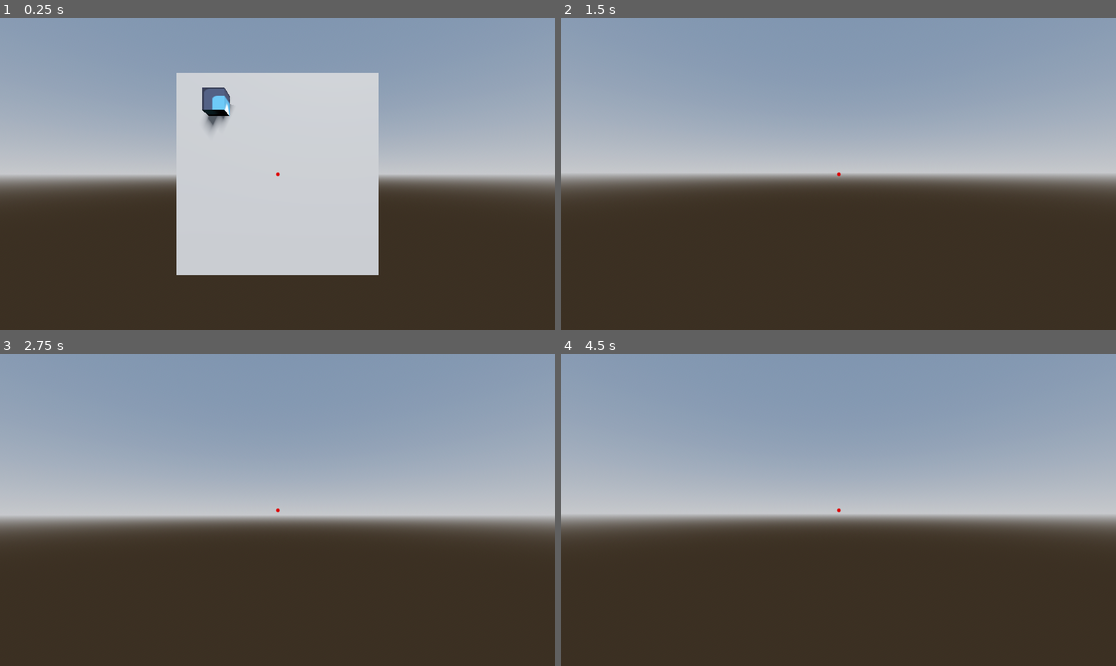
Above: before the commit, frames 1-4 (two rows, left to right).
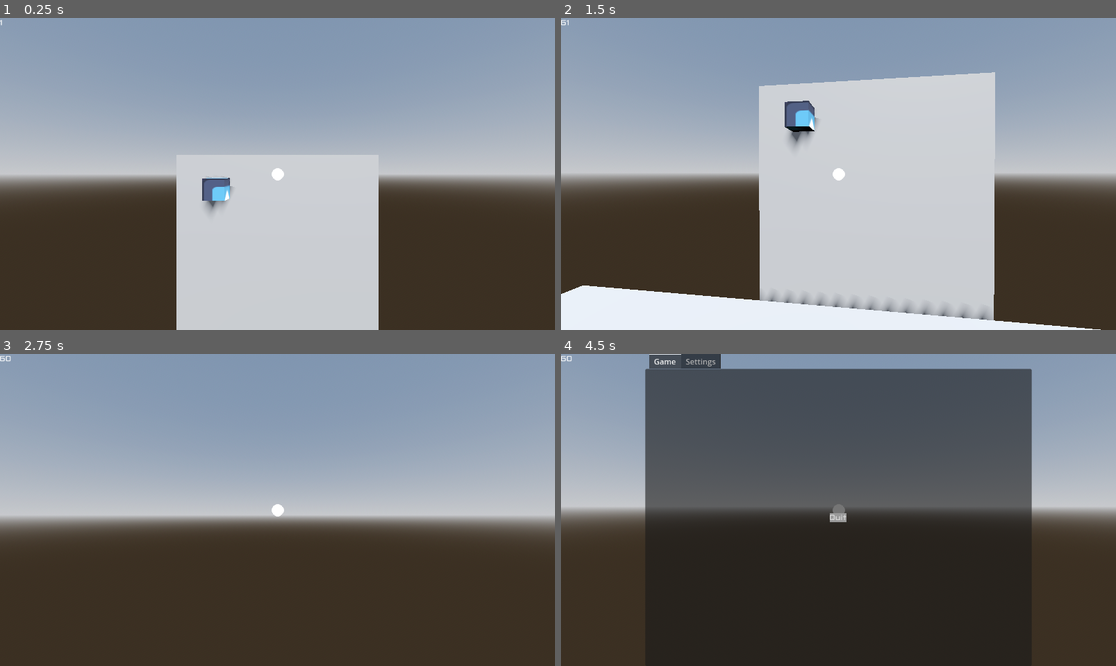
Above: after the commit, the same moments.

Repository: stumpynub/AimTrainerGodaim
Game: Godot game, scene res://scenes/main.tscn
The game is run twice, just before and just after one commit, with the same random seed, the same clock (stepped at 60 frames per second) and the same inputs. The engine's default icon, where the game draws it, is replaced by a stand-in: a white triangle on a blue panel in a dark square.
Inputs (mouse positions are in pixels of both pictures, inside the frame that each line leads up to):
- Up to frame 1 (0.25 s): no input
- Up to frame 2 (1.5 s): tap Enter (ui_accept) at 0.5, 0.77 s; move the mouse to (866, 174) at 0.52 s; hold C (crouch, bound only after the commit) 0.53-1.28 s; hold W (up, bound only after the commit) from 0.53 s (still down); click (866, 174) at 0.6 s; move the mouse to (810, 174) at 1.27 s; tap C (crouch, bound only after the commit) at 1.35 s
- Up to frame 3 (2.75 s): keep holding W (up, bound only after the commit); tap Enter (ui_accept) at 1.52, 2 s; click (249, 510) at 1.55 s; move the mouse to (288, 503) at 2.02 s; hold C (crouch, bound only after the commit) from 2.03 s (still down); click (288, 503) at 2.1 s
- Up to frame 4 (4.5 s): keep holding W (up, bound only after the commit); tap Enter (ui_accept) at 2.75, 3.02, 3.5, 3.77 s; move the mouse to (832, 516) at 2.77 s; release C (crouch, bound only after the commit) at 2.78 s; tap C (crouch, bound only after the commit) at 2.85, 4.35 s; click (832, 516) at 3.05 s; move the mouse to (877, 513) at 3.52 s; hold C (crouch, bound only after the commit) 3.53-4.28 s; click (877, 513) at 3.6 s; tap Escape (menu, bound only after the commit) at 4.15 s; move the mouse to (794, 506) at 4.27 s

The runs differ from the first frame. In frame 1, 16% of the frame differs, in the area x 0-69%, y 0-100%; in frame 2, 36%; in frame 3, less than 0.1%; in frame 4, 40%, in the area x 0-100%, y 0-62%.

Commit message:
settings stuff

Diff:
--- /dev/null
+++ b/assets/theme.tres
@@ -0,0 +1,10 @@
+[gd_resource type="Theme" load_steps=3 format=3 uid="uid://3xdqjemx3iml"]
+
+[ext_resource type="FontFile" uid="uid://bo7dby5evgex7" path="res://assets/Anita semi square.ttf" id="1_gm22n"]
+
+[sub_resource type="StyleBoxFlat" id="StyleBoxFlat_0pre6"]
+
+[resource]
+Button/fonts/font = ExtResource("1_gm22n")
+Button/styles/normal = SubResource("StyleBoxFlat_0pre6")
+Label/fonts/font = ExtResource("1_gm22n")
--- a/project.godot
+++ b/project.godot
@@ -15,10 +15,49 @@
 config/features=PackedStringArray("4.0", "Forward Plus")
 config/icon="res://assets/icon.svg"
 
+[autoload]
+
+Global="*res://scripts/globals/global.gd"
+
 [input]
 
+BUTTON_LEFT={
+"deadzone": 0.5,
+"events": [Object(InputEventMouseButton,"resource_local_to_scene":false,"resource_name":"","device":-1,"window_id":0,"alt_pressed":false,"shift_pressed":false,"ctrl_pressed":false,"meta_pressed":false,"button_mask":0,"position":Vector2(0, 0),"global_position":Vector2(0, 0),"factor":1.0,"button_index":1,"pressed":false,"double_click":false,"script":null)
+]
+}
 action={
 "deadzone": 0.5,
 "events": [Object(InputEventMouseButton,"resource_local_to_scene":false,"resource_name":"","device":-1,"window_id":0,"a …(236 unchanged characters)…
 ]
 }
+crouch={
+"deadzone": 0.5,
+"events": [Object(InputEventKey,"resource_local_to_scene":false,"resource_name":"","device":-1,"window_id":0,"alt_pressed":false,"shift_pressed":false,"ctrl_pressed":false,"meta_pressed":false,"pressed":false,"keycode":0,"physical_keycode":67,"key_label":0,"unicode":99,"echo":false,"script":null)
+]
+}
+left={
+"deadzone": 0.5,
+"events": [Object(InputEventKey,"resource_local_to_scene":false,"resource_name":"","device":-1,"window_id":0,"alt_pressed":false,"shift_pressed":false,"ctrl_pressed":false,"meta_pressed":false,"pressed":false,"keycode":0,"physical_keycode":65,"key_label":0,"unicode":97,"echo":false,"script":null)
+]
+}
+right={
+"deadzone": 0.5,
+"events": [Object(InputEventKey,"resource_local_to_scene":false,"resource_name":"","device":-1,"window_id":0,"alt_pressed":false,"shift_pressed":false,"ctrl_pressed":false,"meta_pressed":false,"pressed":false,"keycode":0,"physical_keycode":68,"key_label":0,"unicode":100,"echo":false,"script":null)
+]
+}
+up={
+"deadzone": 0.5,
+"events": [Object(InputEventKey,"resource_local_to_scene":false,"resource_name":"","device":-1,"window_id":0,"alt_pressed":false,"shift_pressed":false,"ctrl_pressed":false,"meta_pressed":false,"pressed":false,"keycode":0,"physical_keycode":87,"key_label":0,"unicode":119,"echo":false,"script":null)
+]
+}
+down={
+"deadzone": 0.5,
+"events": [Object(InputEventKey,"resource_local_to_scene":false,"resource_name":"","device":-1,"window_id":0,"alt_pressed":false,"shift_pressed":false,"ctrl_pressed":false,"meta_pressed":false,"pressed":false,"keycode":0,"physical_keycode":83,"key_label":0,"unicode":115,"echo":false,"script":null)
+]
+}
+menu={
+"deadzone": 0.5,
+"events": [Object(InputEventKey,"resource_local_to_scene":false,"resource_name":"","device":-1,"window_id":0,"alt_pressed":false,"shift_pressed":false,"ctrl_pressed":false,"meta_pressed":false,"pressed":false,"keycode":0,"physical_keycode":4194305,"key_label":0,"unicode":0,"echo":false,"script":null)
+]
+}
--- a/scenes/Hud.tscn
+++ b/scenes/Hud.tscn
@@ -1,4 +1,8 @@
-[gd_scene format=3 uid="uid://bcqg276xgtikn"]
+[gd_scene load_steps=4 format=3 uid="uid://bcqg276xgtikn"]
+
+[ext_resource type="Texture2D" uid="uid://cjheknmnawhfq" path="res://assets/reticles/dot.png" id="1_348ev"]
+[ext_resource type="Script" path="res://scripts/ui/ui_hud.gd" id="1_pcgne"]
+[ext_resource type="Theme" uid="uid://3xdqjemx3iml" path="res://assets/theme.tres" id="1_swum2"]
 
 [node name="Control" type="Control"]
 layout_mode = 3
@@ -8,23 +12,28 @@
 grow_horizontal = 2
 grow_vertical = 2
 mouse_filter = 2
+theme = ExtResource("1_swum2")
+script = ExtResource("1_pcgne")
 
-[node name="Label" type="Label" parent="."]
+[node name="Reticle" type="TextureRect" parent="."]
+texture_filter = 1
 layout_mode = 1
 anchors_preset = 8
 anchor_left = 0.5
 anchor_top = 0.5
 anchor_right = 0.5
 anchor_bottom = 0.5
-offset_left = -575.0
-offset_top = -323.0
-offset_right = 577.0
-offset_bottom = 293.0
+offset_left = -12.5
+offset_top = -12.5
+offset_right = 12.5
+offset_bottom = 12.5
 grow_horizontal = 2
 grow_vertical = 2
-pivot_offset = Vector2(-0.5, 67)
-theme_override_colors/font_color = Color(0.870588, 0, 0, 1)
-theme_override_font_sizes/font_size = 50
-text = "."
-horizontal_alignment = 1
-vertical_alignment = 1
+pivot_offset = Vector2(12, 12)
+texture = ExtResource("1_348ev")
+
+[node name="FPSLabel" type="Label" parent="."]
+layout_mode = 1
+offset_right = 1.0
+offset_bottom = 19.0
+theme = ExtResource("1_swum2")
--- a/scenes/main.tscn
+++ b/scenes/main.tscn
@@ -1,9 +1,8 @@
-[gd_scene load_steps=8 format=3 uid="uid://cpkq4dij3d6vf"]
+[gd_scene load_steps=7 format=3 uid="uid://cpkq4dij3d6vf"]
 
 [ext_resource type="PackedScene" uid="uid://dppd4tadbg6jh" path="res://scenes/player.tscn" id="1_rm1mj"]
 [ext_resource type="PackedScene" uid="uid://d4d0k04onmg43" path="res://scenes/box_area.tscn" id="2_p32s3"]
-[ext_resource type="PackedScene" uid="uid://bcqg276xgtikn" path="res://scenes/Hud.tscn" id="3_bnvg8"]
-[ext_resource type="PackedScene" uid="uid://ig31frwu1h8l" path="res://scenes/targets/enemy.tscn" id="4_trrxo"]
+[ext_resource type="PackedScene" path="res://scenes/targets/enemy.tscn" id="4_trrxo"]
 
 [sub_resource type="ProceduralSkyMaterial" id="ProceduralSkyMaterial_bvnyn"]
 sky_horizon_color = Color(0.64625, 0.65575, 0.67075, 1)
@@ -29,11 +28,15 @@
 
 [node name="Node3D" parent="." instance=ExtResource("1_rm1mj")]
 transform = Transform3D(1, 0, 0, 0, 1, 0, 0, 0, 1, 0, 0, 1.00934)
+enable_gravity = true
 
 [node name="box" parent="." instance=ExtResource("2_p32s3")]
-
-[node name="Control" parent="." instance=ExtResource("3_bnvg8")]
 
 [node name="enemy_box" parent="." instance=ExtResource("4_trrxo")]
 unique_name_in_owner = true
 transform = Transform3D(0.2, 0, 0, 0, 0.2, 0, 0, 0, 0.2, -0.571763, 0.669174, -0.895487)
+
+[node name="CSGBox3D" type="CSGBox3D" parent="."]
+transform = Transform3D(1, 0, 0, 0, 1, 0, 0, 0, 1, 0, -0.946815, 0.961725)
+use_collision = true
+size = Vector3(5.4793, 0.110761, 3.63826)
--- a/scenes/player.tscn
+++ b/scenes/player.tscn
@@ -1,6 +1,8 @@
-[gd_scene load_steps=3 format=3 uid="uid://dppd4tadbg6jh"]
+[gd_scene load_steps=5 format=3 uid="uid://dppd4tadbg6jh"]
 
 [ext_resource type="Script" path="res://scripts/player.gd" id="1_ntsen"]
+[ext_resource type="PackedScene" uid="uid://bcqg276xgtikn" path="res://scenes/Hud.tscn" id="2_30vct"]
+[ext_resource type="PackedScene" uid="uid://bvxiq1xo1p1j5" path="res://scenes/ui/settings.tscn" id="3_jq0ru"]
 
 [sub_resource type="SphereShape3D" id="SphereShape3D_0gohi"]
 
@@ -9,7 +11,12 @@
 camera = NodePath("Camera3D")
 mouse_sensitiviy = 0.133
 
+[node name="Control" parent="." instance=ExtResource("2_30vct")]
+
 [node name="CollisionShape3D" type="CollisionShape3D" parent="."]
 shape = SubResource("SphereShape3D_0gohi")
 
 [node name="Camera3D" type="Camera3D" parent="."]
+
+[node name="Settings" parent="." instance=ExtResource("3_jq0ru")]
+visible = false
--- /dev/null
+++ b/scenes/ui/settings.tscn
@@ -0,0 +1,170 @@
+[gd_scene load_steps=6 format=3 uid="uid://bvxiq1xo1p1j5"]
+
+[ext_resource type="Theme" uid="uid://3xdqjemx3iml" path="res://assets/theme.tres" id="1_amped"]
+[ext_resource type="Script" path="res://scripts/ui/ui_settings.gd" id="2_3thbb"]
+[ext_resource type="Texture2D" uid="uid://cjheknmnawhfq" path="res://assets/reticles/dot.png" id="2_ji1vt"]
+[ext_resource type="Texture2D" uid="uid://fq2lt45t4ph" path="res://assets/reticles/cross.png" id="4_kupv1"]
+[ext_resource type="Texture2D" uid="uid://da542fl87vpfk" path="res://assets/reticles/chevron.png" id="5_qntyo"]
+
+[node name="Settings" type="Control"]
+layout_mode = 3
+anchors_preset = 15
+anchor_right = 1.0
+anchor_bottom = 1.0
+grow_horizontal = 2
+grow_vertical = 2
+theme = ExtResource("1_amped")
+script = ExtResource("2_3thbb")
+
+[node name="TabContainer" type="TabContainer" parent="."]
+layout_mode = 1
+anchors_preset = 15
+anchor_right = 1.0
+anchor_bottom = 1.0
+offset_left = 175.0
+offset_right = -175.0
+grow_horizontal = 2
+grow_vertical = 2
+
+[node name="Game" type="CenterContainer" parent="TabContainer"]
+layout_mode = 2
+
+[node name="VBoxContainer" type="VBoxContainer" parent="TabContainer/Game"]
+layout_mode = 2
+
+[node name="QuitButton" type="Button" parent="TabContainer/Game/VBoxContainer"]
+layout_mode = 2
+text = "Quit"
+
+[node name="Settings" type="CenterContainer" parent="TabContainer"]
+visible = false
+layout_mode = 2
+
+[node name="SettingsContainer" type="HBoxContainer" parent="TabContainer/Settings"]
+layout_mode = 2
+theme_override_constants/separation = 100
+
+[node name="ReticleSettingsVContainer" type="VBoxContainer" parent="TabContainer/Settings/SettingsContainer"]
+layout_mode = 2
+theme_override_constants/separation = 32
+alignment = 2
+
+[node name="Label" type="Label" parent="TabContainer/Settings/SettingsContainer/ReticleSettingsVContainer"]
+layout_mode = 2
+text = "Reticle Settings"
+
+[node name="MarginContainer" type="MarginContainer" parent="TabContainer/Settings/SettingsContainer/ReticleSettingsVContainer"]
+layout_mode = 2
+
+[node name="ReticleImagesOptionVContainer" type="VBoxContainer" parent="TabContainer/Settings/SettingsContainer/ReticleSettingsVContainer"]
+layout_mode = 2
+
+[node name="Label" type="Label" parent="TabContainer/Settings/SettingsContainer/ReticleSettingsVContainer/ReticleImagesOptionVContainer"]
+layout_mode = 2
+text = "Image"
+horizontal_alignment = 1
+
+[node name="ReticleImagesOption" type="OptionButton" parent="TabContainer/Settings/SettingsContainer/ReticleSettingsVContainer/ReticleImagesOptionVContainer"]
+unique_name_in_owner = true
+layout_mode = 2
+flat = true
+alignment = 1
+item_count = 3
+selected = 0
+popup/item_0/text = "Circle"
+popup/item_0/icon = ExtResource("2_ji1vt")
+popup/item_0/id = 0
+popup/item_1/text = "Cross"
+popup/item_1/icon = ExtResource("4_kupv1")
+popup/item_1/id = 1
+popup/item_2/text = "Chevron"
+popup/item_2/icon = ExtResource("5_qntyo")
+popup/item_2/id = 2
+
+[node name="ReticleColorPickerVContainer" type="VBoxContainer" parent="TabContainer/Settings/SettingsContainer/ReticleSettingsVContainer"]
+layout_mode = 2
+
+[node name="Label" type="Label" parent="TabContainer/Settings/SettingsContainer/ReticleSettingsVContainer/ReticleColorPickerVContainer"]
+layout_mode = 2
+text = "Reticle Color
+"
+
+[node name="ColorPickerButton" type="ColorPickerButton" parent="TabContainer/Settings/SettingsContainer/ReticleSettingsVContainer/ReticleColorPickerVContainer"]
+layout_mode = 2
+theme = ExtResource("1_amped")
+text = "dfasdf"
+
+[node name="ReticleScaleVContainer2" type="VBoxContainer" parent="TabContainer/Settings/SettingsContainer/ReticleSettingsVContainer"]
+layout_mode = 2
+
+[node name="Label" type="Label" parent="TabContainer/Settings/SettingsContainer/ReticleSettingsVContainer/ReticleScaleVContainer2"]
+layout_mode = 2
+text = "Reticle Scale
+"
+
+[node name="HSlider" type="HSlider" parent="TabContainer/Settings/SettingsContainer/ReticleSettingsVContainer/ReticleScaleVContainer2"]
+layout_mode = 2
+max_value = 3.0
+step = 0.1
+value = 1.0
+
+[node name="ReticleScaleVContainer" type="VBoxContainer" parent="TabContainer/Settings/SettingsContainer/ReticleSettingsVContainer"]
+layout_mode = 2
+
+[node name="Label" type="Label" parent="TabContainer/Settings/SettingsContainer/ReticleSettingsVContainer/ReticleScaleVContainer"]
+layout_mode = 2
+text = "Reticle Scale
+"
+
+[node name="HSlider" type="HSlider" parent="TabContainer/Settings/SettingsContainer/ReticleSettingsVContainer/ReticleScaleVContainer"]
+layout_mode = 2
+max_value = 3.0
+step = 0.1
+value = 1.0
+
+[node name="PlayerSettingsVContainer" type="VBoxContainer" parent="TabContainer/Settings/SettingsContainer"]
+layout_mode = 2
+theme_override_constants/separation = 32
+
+[node name="Label" type="Label" parent="TabContainer/Settings/SettingsContainer/PlayerSettingsVContainer"]
+layout_mode = 2
+text = "Player Settings"
+
+[node name="MarginContainer" type="MarginContainer" parent="TabContainer/Settings/SettingsContainer/PlayerSettingsVContainer"]
+layout_mode = 2
+
+[node name="SensitivityVContainer" type="VBoxContainer" parent="TabContainer/Settings/SettingsContainer/PlayerSettingsVContainer"]
+layout_mode = 2
+
+[node name="Label" type="Label" parent="TabContainer/Settings/SettingsContainer/PlayerSettingsVContainer/SensitivityVContainer"]
+layout_mode = 2
+text = "Mouse Sensitivity
+"
+
+[node name="HSlider" type="HSlider" parent="TabContainer/Settings/SettingsContainer/PlayerSettingsVContainer/SensitivityVContainer"]
+layout_mode = 2
+max_value = 3.0
+step = 0.1
+value = 1.0
+
+[node name="GraphicsSettingsVContainer" type="VBoxContainer" parent="TabContainer/Settings/SettingsContainer"]
+layout_mode = 2
+theme_override_constants/separation = 32
+
+[node name="Label" type="Label" parent="TabContainer/Settings/SettingsContainer/GraphicsSettingsVContainer"]
+layout_mode = 2
+text = "GraphicSettings"
+
+[node name="MarginContainer" type="MarginContainer" parent="TabContainer/Settings/SettingsContainer/GraphicsSettingsVContainer"]
+layout_mode = 2
+
+[node name="CheckBox" type="CheckBox" parent="TabContainer/Settings/SettingsContainer/GraphicsSettingsVContainer"]
+layout_mode = 2
+text = "V-Sync"
+icon_alignment = 1
+
+[connection signal="pressed" from="TabContainer/Game/VBoxContainer/QuitButton" to="." method="_on_quit_button_pressed"]
+[connection signal="item_selected" from="TabContainer/Settings/SettingsContainer/ReticleSettingsVContainer/ReticleImagesOptionVContainer/ReticleImagesOption" to="." method="_on_reticle_images_option_item_selected"]
+[connection signal="color_changed" from="TabContainer/Settings/SettingsContainer/ReticleSettingsVContainer/ReticleColorPickerVContainer/ColorPickerButton" to="." method="_on_color_picker_button_color_changed"]
+[connection signal="value_changed" from="TabContainer/Settings/SettingsContainer/ReticleSettingsVContainer/ReticleScaleVContainer2/HSlider" to="." method="_on_h_slider_value_changed"]
+[connection signal="value_changed" from="TabContainer/Settings/SettingsContainer/ReticleSettingsVContainer/ReticleScaleVContainer/HSlider" to="." method="_on_h_slider_value_changed"]
--- /dev/null
+++ b/scripts/globals/global.gd
@@ -0,0 +1,12 @@
+extends Node
+
+var player = null
+var reticle = null
+# Called when the node enters the scene tree for the first time.
+func _ready():
+	pass # Replace with function body.
+
+
+# Called every frame. 'delta' is the elapsed time since the previous frame.
+func _process(delta):
+	pass
--- a/scripts/player.gd
+++ b/scripts/player.gd
@@ -46,7 +46,8 @@
 signal action
 
 func _ready():
-	Input.mouse_mode = Input.MOUSE_MODE_CAPTURED
+	Global.player = self
+
 	_init_rays()
 
 func _process(delta):
@@ -79,9 +80,6 @@
 	var input_vec = Input.get_vector("left", "right", "up", "down")
 	var direction = (transform.basis * Vector3(input_vec.x, 0, input_vec.y)).normalized()
 
-
-	if Input.is_action_just_pressed("flashlight"):
-		$Camera3D/SpotLight3D.visible = !$Camera3D/SpotLight3D.visible
 
 	_crouch_move()
 
@@ -203,6 +201,9 @@
 		if !ui_locked:
 			rotate_object_local(Vector3.UP, -event.relative.x * (get_process_delta_time() * mouse_sensitiviy))
 			camera.rotate_object_local(Vector3.RIGHT, -event.relative.y * get_process_delta_time() * mouse_sensitiviy)
+			Input.mouse_mode = Input.MOUSE_MODE_CAPTURED
+		else:
+			Input.mouse_mode = Input.MOUSE_MODE_CONFINED
 
 func _init_rays():
 	add_child(ground_ray)
--- /dev/null
+++ b/scripts/ui/ui_hud.gd
@@ -0,0 +1,11 @@
+extends Control
+
+
+# Called when the node enters the scene tree for the first time.
+func _ready():
+	Global.reticle = $Reticle
+
+
+# Called every frame. 'delta' is the elapsed time since the previous frame.
+func _process(delta):
+	$FPSLabel.text = str(Engine.get_frames_per_second())
--- /dev/null
+++ b/scripts/ui/ui_settings.gd
@@ -0,0 +1,34 @@
+extends Control
+
+
+# Called when the node enters the scene tree for the first time.
+func _ready():
+	pass # Replace with function body.
+
+
+# Called every frame. 'delta' is the elapsed time since the previous frame.
+func _process(delta):
+	if Input.is_action_just_pressed("menu"):
+		if visible:
+			get_parent().ui_locked = false
+			visible = false
+		else:
+			get_parent().ui_locked = true
+			visible = true
+
+
+func _on_h_slider_value_changed(value):
+	Global.reticle.scale.x = value
+	Global.reticle.scale.y = value
+
+
+func _on_reticle_images_option_item_selected(index):
+	Global.reticle.texture = %ReticleImagesOption.get_item_icon(index)
+
+
+func _on_color_picker_button_color_changed(color):
+	Global.reticle.modulate = color
+
+
+func _on_quit_button_pressed():
+	get_tree().quit()
Binary file added: assets/Anita semi square.ttf
Not shown, added: assets/Anita semi square.ttf.import
Binary file added: assets/reticles/chevron.png
Not shown, added: assets/reticles/chevron.png.import
Binary file added: assets/reticles/cross.png
Not shown, added: assets/reticles/cross.png.import
Binary file added: assets/reticles/dot.png
Not shown, added: assets/reticles/dot.png.import
Not shown, added: assets/fonts/CC BY SA License.rtf
